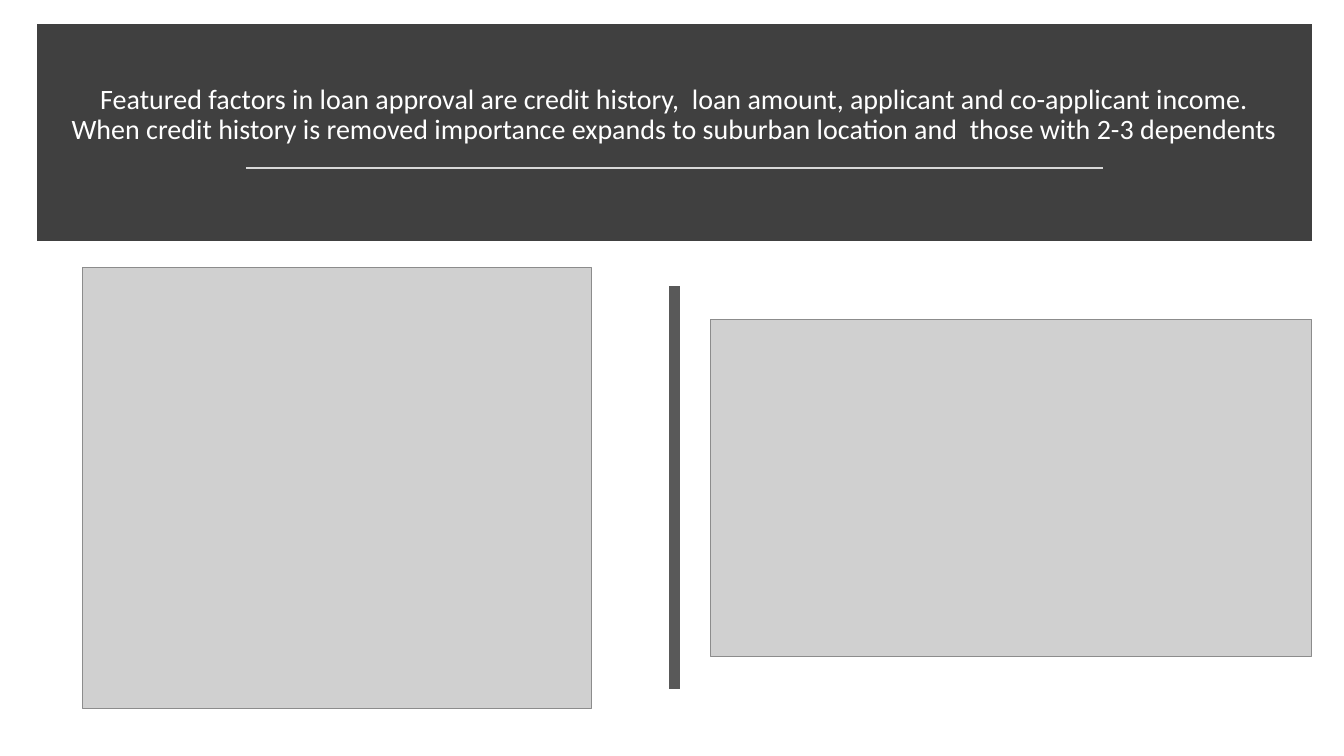
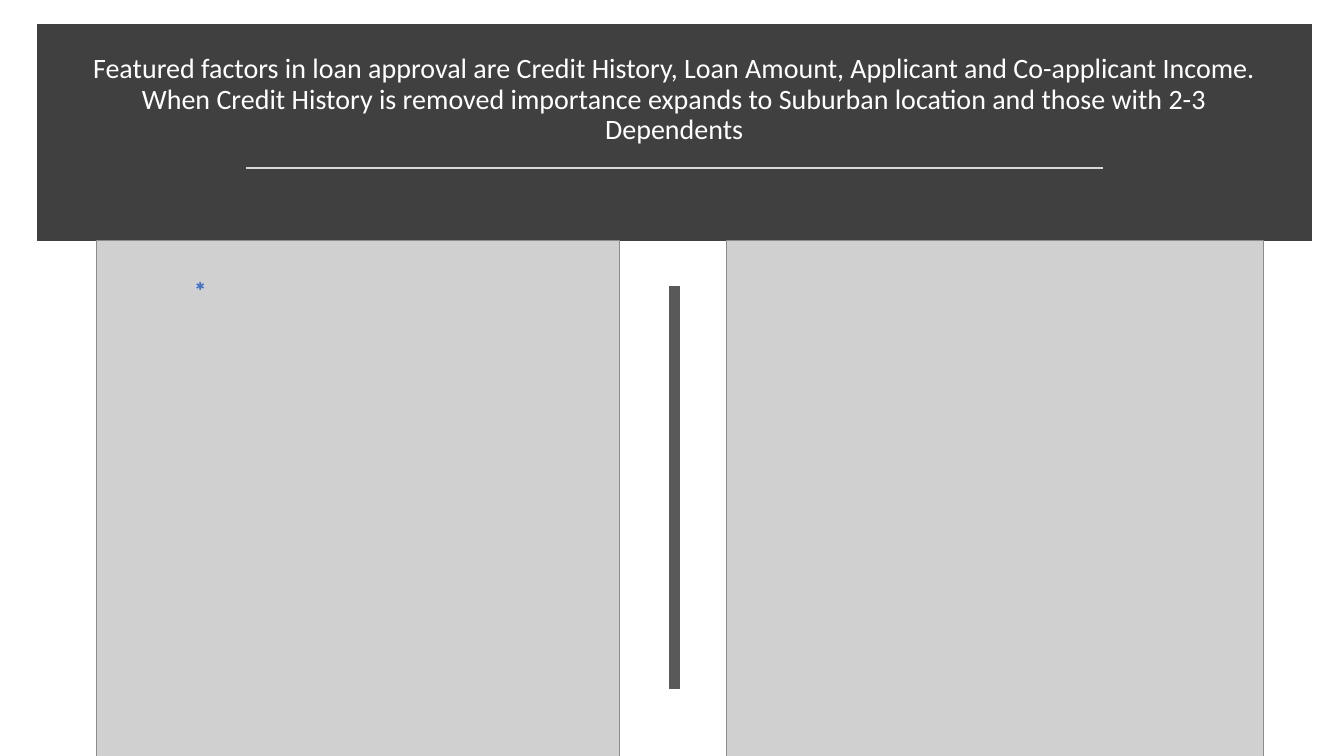
Before and after one commit to diazdez/Project-3, a slide deck: slide 9 of Loan approval project 3.pptx. Drawn at 1344x756 pixels with LibreOffice and Linux fonts; fonts in the diff are those of the drawing; grey boxes stand for pictures. Boxes give left, top, right and bottom in pixels: in the first picture for what was removed or moved away, otherwise in the second. Text is boxed around its words. In the diff, an @@ line names an element or a change of style, - is before the commit and + after.

```diff
--- a/Loan approval project 3.pptx
+++ b/Loan approval project 3.pptx
@@ title at [93, 58, 1255, 144]: text changed @@
-Featured factors in loan approval are credit history, loan amount, applicant and co-applicant income. When credit history is removed importance expands to suburban location and those with 2-3 dependents
+Featured factors in loan approval are Credit History, Loan Amount, Applicant and Co-applicant Income. When Credit History is removed importance expands to Suburban location and those with 2-3 Dependents
@@ picture: place and size @@
-picture at [83, 267, 592, 708]
+picture at [97, 241, 620, 756]
@@ picture: place and size @@
-picture at [711, 320, 1313, 656]
+picture at [727, 241, 1264, 756]
@@ text added at [186, 274, 215, 298], 8 pt, text #4472C4 @@
+✱
```
Also in this commit, not shown: 10 other slides changed, 1 slide added, 1 slide removed, 4 other files.
